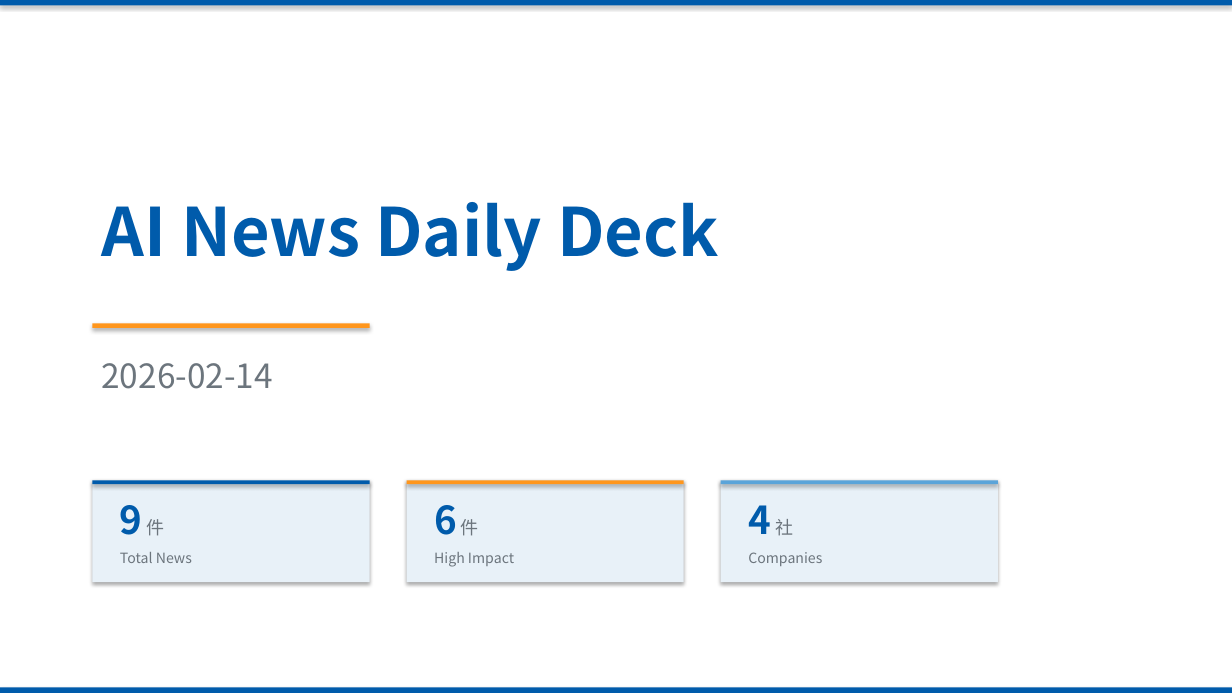
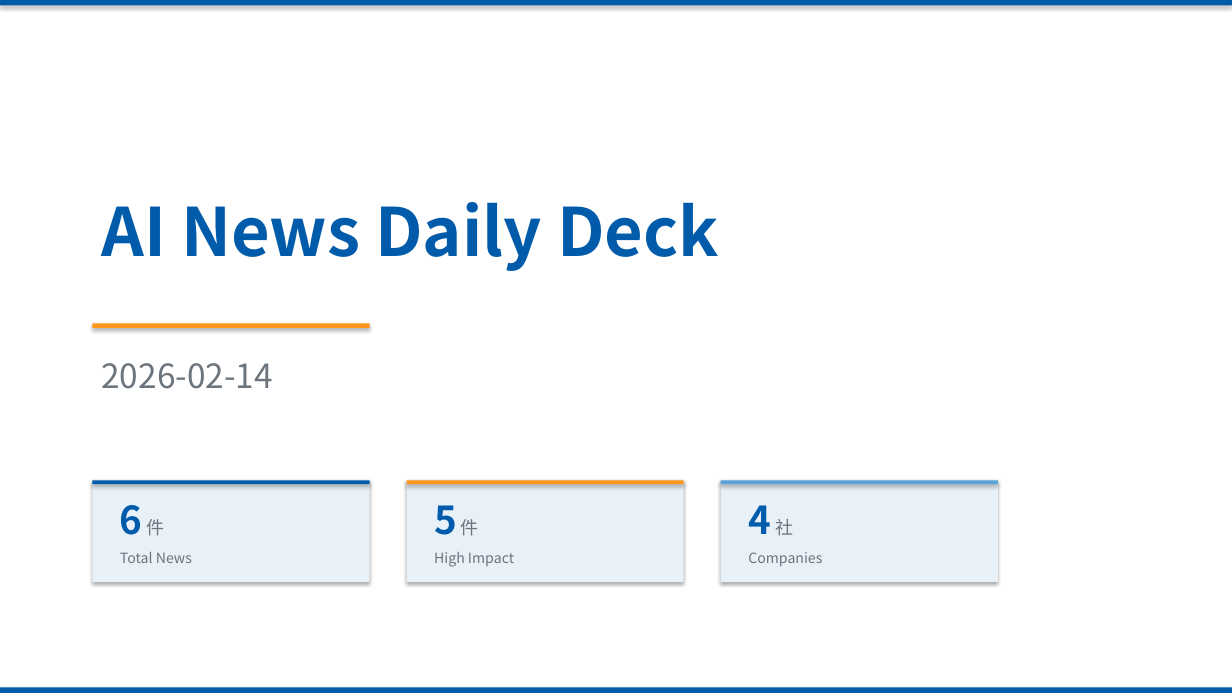
Before and after one commit to chel2311/ai-news-deck-reports, a slide deck: slide 1 of 2026-02-14/report_2026-02-14.pptx. Drawn at 1232x693 pixels with LibreOffice and Linux fonts; fonts in the diff are those of the drawing. Boxes give left, top, right and bottom in pixels: in the first picture for what was removed or moved away, otherwise in the second. Text is boxed around its words. In the diff, an @@ line names an element or a change of style, - is before the commit and + after.

```diff
--- a/2026-02-14/report_2026-02-14.pptx
+++ b/2026-02-14/report_2026-02-14.pptx
@@ text at [120, 505, 165, 536]: text changed @@
-9 件
+6 件
@@ text at [434, 505, 479, 536]: text changed @@
-6 件
+5 件
```
Also in this commit, not shown: 9 other slides changed, 9 other files.
